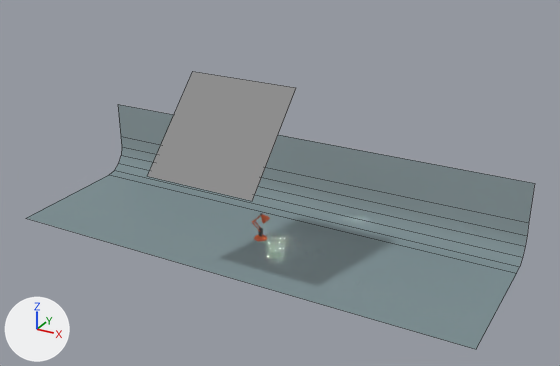
A saved change to the Blender file section5-animated-lamp/AnimatedLamp.blend.
Before and after are seen from a 50 mm camera at (26.1, -44.6, 27.2) aimed at (2.6, -1.9, 5.8). Every picture has the same lights, and +X, +Y and +Z are marked at lower left. Mesh edges are drawn as thin lines on the coarser meshes.

In view in the first picture: 'Backdrop', 'LightSourceWindow'.
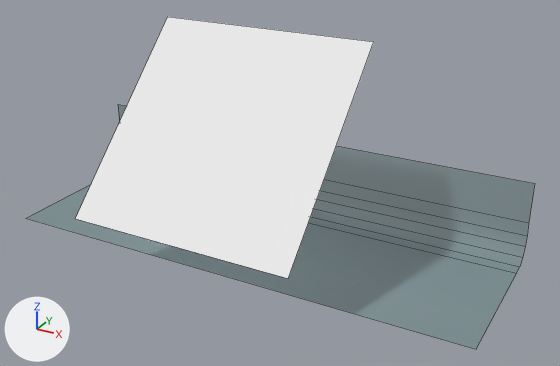
Commit message: Made Window Bigger

Changed parts and their boxes [x1, y1, x2, y2] in the pictures (560 x 366 px):
'LightSourceWindow', surface changed, rescaled (grey to white, 100% wider, 102% taller): before [147, 72, 296, 201]; after [75, 17, 374, 278]

The change in detail:
In material 'Window' (mat_window), strength is no longer 0.333.
Object 'LightSourceWindow' (ob_lightsourcewindow) is rescaled from (1.0, 1.0, 1.0) to (2.0, 2.0, 1.0).
